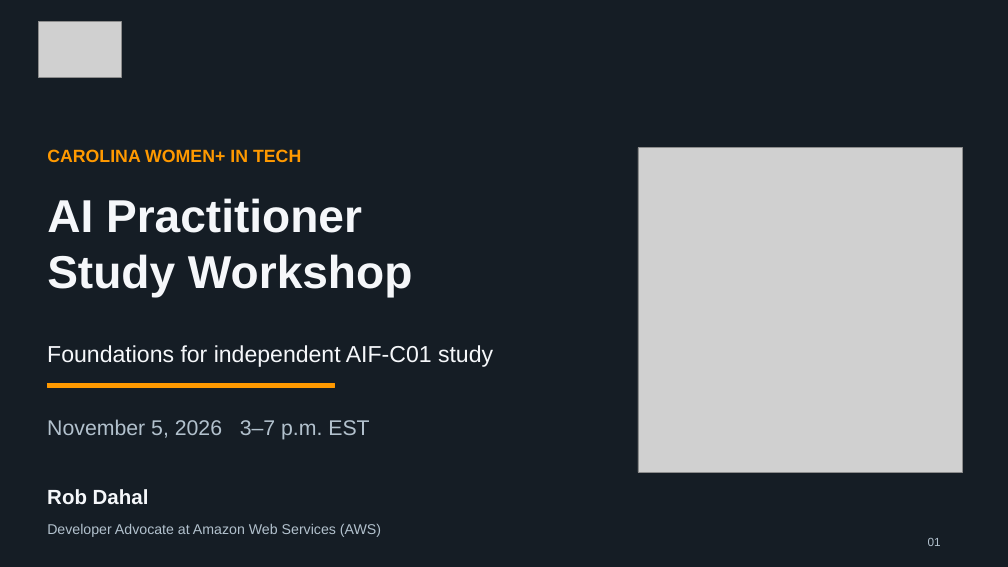
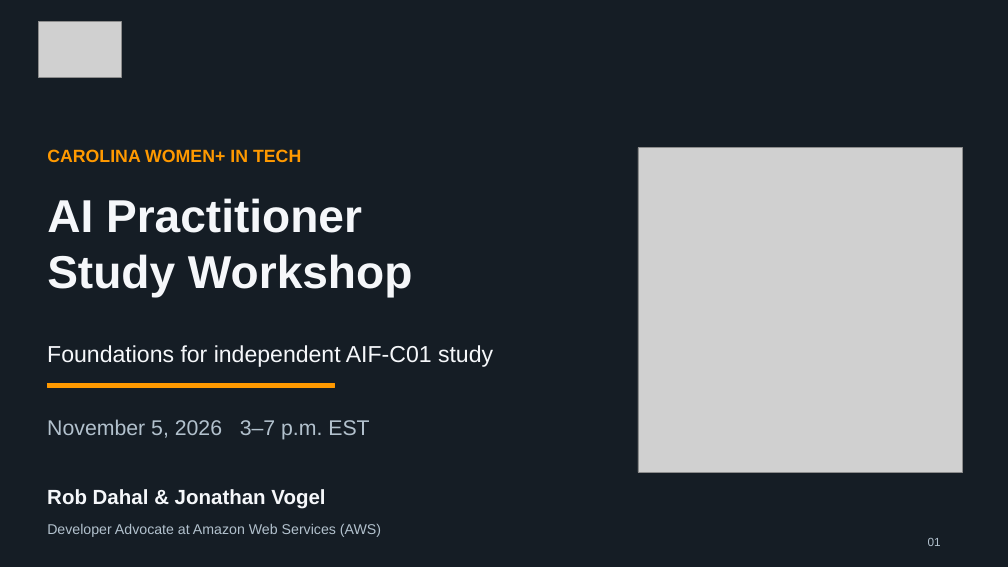
Before and after one commit to sdahal1/AWS_Cloud_Practitioner_Comprehensive_Study_Guide_2026, a slide deck: slide 1 of AWS-AI-Practitioner-Workshop.pptx. Drawn at 1008x567 pixels with LibreOffice and Linux fonts; fonts in the diff are those of the drawing; grey boxes stand for pictures. Boxes give left, top, right and bottom in pixels: in the first picture for what was removed or moved away, otherwise in the second. Text is boxed around its words. In the diff, an @@ line names an element or a change of style, - is before the commit and + after.

Commit message:
final

```diff
--- a/AWS-AI-Practitioner-Workshop.pptx
+++ b/AWS-AI-Practitioner-Workshop.pptx
@@ text at box(47, 489, 325, 509): text changed @@
-Rob Dahal
+Rob Dahal & Jonathan Vogel
```
